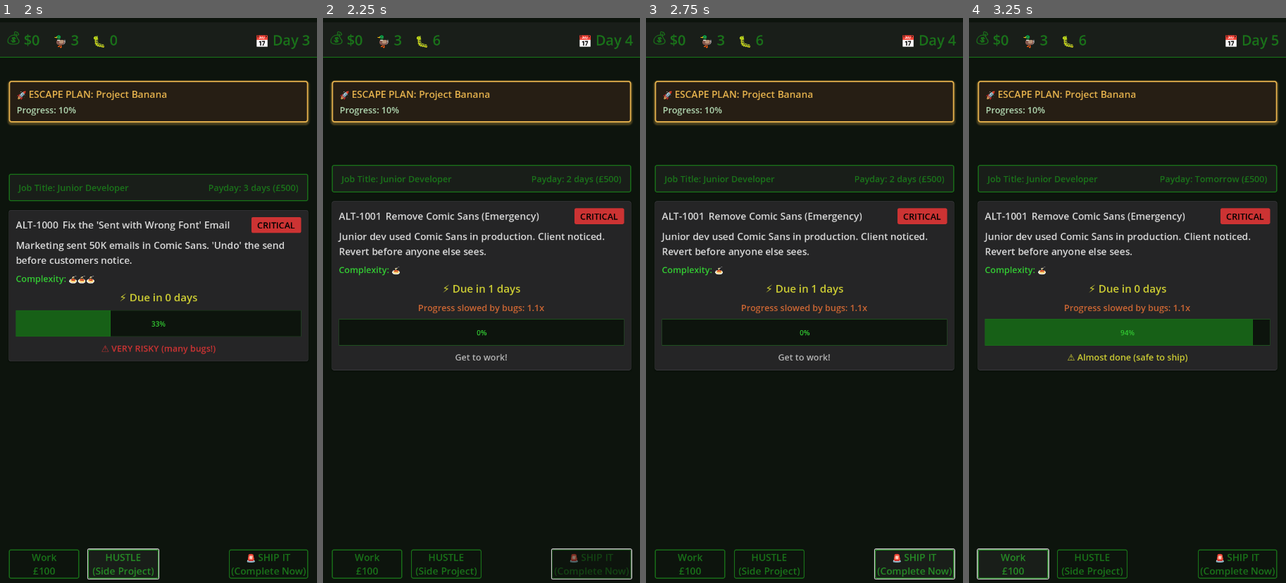
Above: before the commit, frames 1-4 (left to right).
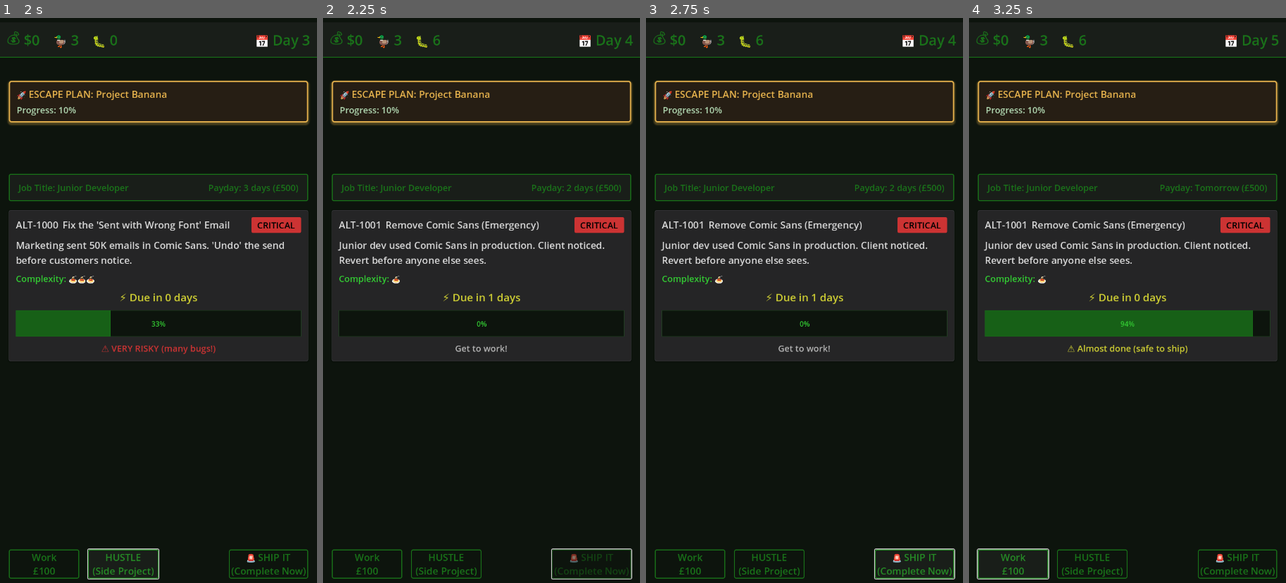
Above: after the commit, the same moments.

Repository: lmchoi/alt-f-this
Game: Godot game, scene res://scenes/game_ui.tscn
The game is run twice, just before and just after one commit, with the same random seed, the same clock (stepped at 60 frames per second) and the same inputs.
Inputs:
- Up to frame 1 (2 s): click "Work £100" at 0.5 s; click "HUSTLE (Side Project)" at 1.25 s
- Up to frame 2 (2.25 s): click "🚨 SHIP IT (Complete Now)" at 2 s
- Up to frame 3 (2.75 s): no input
- Up to frame 4 (3.25 s): click "Work £100" at 2.75 s

Frame 1 is identical in both runs. In frame 2, 11% of the frame differs, in the area x 2-98%, y 26-63%; in frame 3, 11%; in frame 4, 11%.

Commit message:
Simplify task panel header layout and remove bug impact label

Diff:
--- a/scenes/task_panel.gd
+++ b/scenes/task_panel.gd
@@ -33,7 +33,6 @@
 @onready var badge_container := $"%HeaderBadgeContainer"
 @onready var deadline_label := $"%DeadlineLabel"
 @onready var progress_bar := $"%ProgressBar"
-@onready var bug_impact_label := $"%BugImpactLabel"
 @onready var ship_it_indicator := $"%ShipItIndicator"
 
 var progress_indicators: Dictionary = {}
@@ -49,14 +48,12 @@
 	task_label.add_theme_color_override("font_color", COLOR_TEXT_STANDARD)
 	description_label.add_theme_color_override("font_color", COLOR_TEXT_STANDARD)
 	complexity_label.add_theme_color_override("font_color", COLOR_BRIGHT_GREEN)
-	bug_impact_label.add_theme_color_override("font_color", COLOR_ORANGE)
 	ship_it_indicator.add_theme_color_override("font_color", COLOR_YELLOW)
 	progress_bar.add_theme_color_override("font_color", COLOR_BRIGHT_GREEN)
 
 	GameManager.current_task_updated.connect(_on_current_task_updated)
 	GameManager.next_day.connect(_on_next_day)
 	GameManager.task_progress_changed.connect(_update_progress)
-	GameManager.bugs_changed.connect(_update_bug_impact)
 
 func _on_current_task_updated(current_task: Task):
 	task_id_label.text = current_task.task_id
@@ -69,7 +66,6 @@
 	var days_left = current_task.due_day - GameManager.day
 	_update_deadline_label(days_left)
 	_update_progress(current_task.progress)
-	_update_bug_impact(GameManager.bugs)
 
 func _on_next_day(nth_day: int):
 	var days_left = GameManager.current_task.due_day - nth_day
@@ -146,11 +142,3 @@
 	# Create new badges
 	for category in categories:
 		badge_container.add_child(_create_badge(category))
-
-func _update_bug_impact(_amount: int):
-	var bug_multiplier = GameManager.get_bug_multiplier()
-	if bug_multiplier > 1.0:
-		bug_impact_label.text = "Progress slowed by bugs: %.1fx" % bug_multiplier
-		bug_impact_label.visible = true
-	else:
-		bug_impact_label.visible = false
--- a/scenes/task_panel.tscn
+++ b/scenes/task_panel.tscn
@@ -79,14 +79,6 @@
 text = "Due in 5 days"
 horizontal_alignment = 1
 
-[node name="BugImpactLabel" type="Label" parent="MarginContainer/MainContainer"]
-unique_name_in_owner = true
-layout_mode = 2
-theme_override_font_sizes/font_size = 20
-text = "Progress slowed by bugs: 1.4x"
-horizontal_alignment = 1
-visible = false
-
 [node name="ProgressBar" type="ProgressBar" parent="MarginContainer/MainContainer"]
 unique_name_in_owner = true
 custom_minimum_size = Vector2(0, 60)
